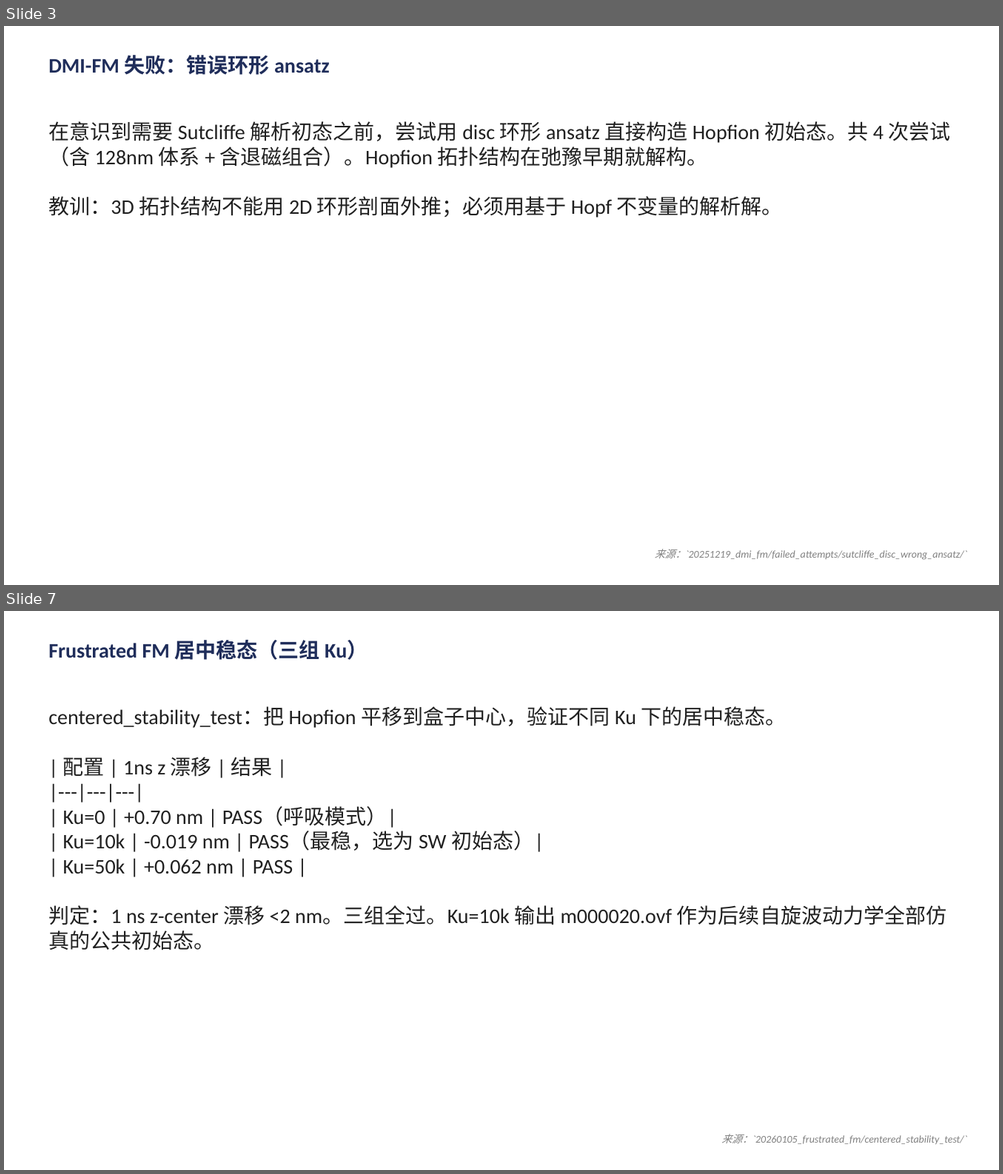
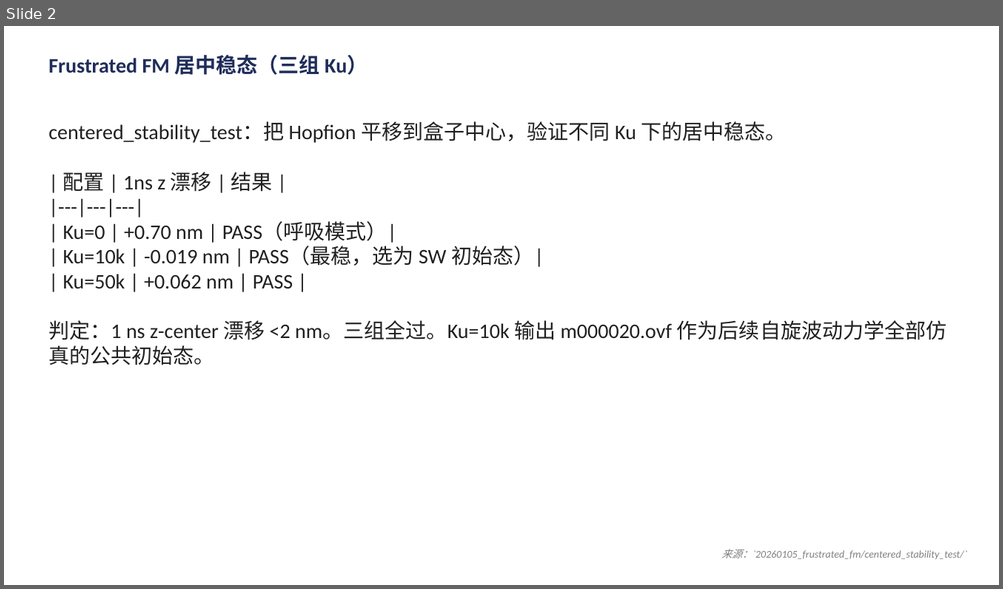
Before and after one commit to Wlybs/Hopfion, a slide deck: presentation/talk.pptx. Shown one above the other, each under a label of ours: slides 3 and 7 before the commit, slide 2 after it; the slides between them are not shown. The pictures are 1003x1174 and 1003x589 pixels, drawn with LibreOffice and Linux fonts; fonts in the diff are those of the drawing. Boxes give left, top, right and bottom in pixels: in the first picture for what was removed or moved away, otherwise in the second. Text is boxed around its words. In the diff, an @@ line names an element or a change of style, - is before the commit and + after.

```diff
--- a/presentation/talk.pptx
+++ b/presentation/talk.pptx
@@ slide 3 removed at box(4, 26, 999, 585), background #FFFFFF @@
@@ text removed at box(48, 55, 329, 75) @@
-DMI-FM 失败：错误环形 ansatz
@@ text removed at box(48, 121, 950, 218) @@
-在意识到需要 Sutcliffe 解析初态之前，尝试用 disc 环形 ansatz 直接构造 Hopfion 初始态。共 4 次尝试（含 128nm 体系 + 含退磁组合）。Hopfion 拓扑结构在弛豫早期就解构。
-教训：3D 拓扑结构不能用 2D 环形剖面外推；必须用基于 Hopf 不变量的解析解。
@@ text removed at box(654, 549, 967, 560) @@
-来源：`20251219_dmi_fm/failed_attempts/sutcliffe_disc_wrong_ansatz/`
@@ what was slide 7 is now slide 2 @@
```
Also in this commit, not shown: 7 slides changed, 5 other slides removed, 18 other files.
